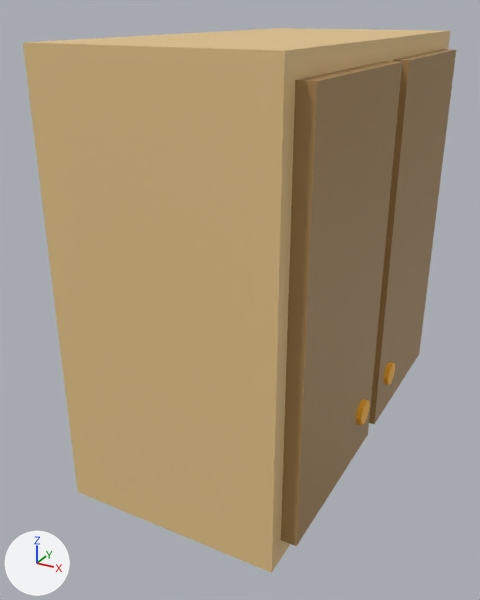
The FBX model Assets/Scenes/Models/Furniture/Dollhouse Furniture Kit/Kitchen/KitchenCabinet.fbx, before and after one commit.
The view is the same before and after, from a 50 mm camera at (-3.313, -4.459, 2.348) aimed at (-3.92, -3.356, 1.796). Lighting does not change. The marker at lower left points along +X, +Y and +Z. Where no turn or scale is listed for an object, it has been applied to the vertices.

The older version as bpy lines, for what is in view:
```python
ob_cube_020 = bpy.data.objects.new('Cube.020', me_cube_033)
ob_cube_020.location = (0.0, 0.0, 0.0)
ob_cube_021 = bpy.data.objects.new('Cube.021', me_cube_034)
ob_cube_021.location = (0.0, 0.0, 0.0)
ob_cube_022 = bpy.data.objects.new('Cube.022', me_cube_035)
ob_cube_022.location = (0.0, 0.0, 0.0)
ob_cylinder_013 = bpy.data.objects.new('Cylinder.013', me_cylinder_020)
ob_cylinder_013.location = (0.0, 0.0, 0.0)
ob_cylinder_014 = bpy.data.objects.new('Cylinder.014', me_cylinder_021)
ob_cylinder_014.location = (0.0, 0.0, 0.0)
```
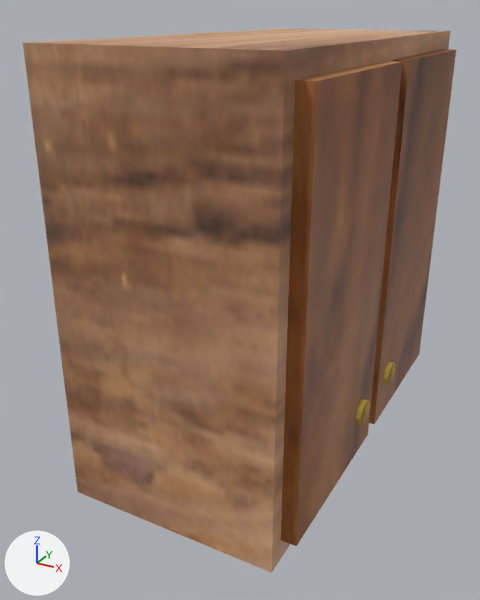
Where the newer file only moved an object's origin or applied its transform, the numbers keep the older frame.

Changed parts and their boxes (x1, y1, x2, y2) in the pictures (480 x 600 px):
'Cube.020', surface changed
    both: (23, 28, 450, 573)
'Cube.021', surface changed
    both: (281, 61, 402, 546)
'Cube.022', surface changed
    both: (369, 49, 456, 424)
'Cylinder.013', surface changed (brown to yellow)
    both: (356, 399, 370, 425)
'Cylinder.014', surface changed
    both: (384, 362, 395, 385)

The change, as a list of edits to the scene's bpy script:
```text
Add img_lightwood_png:
    img_lightwood_png = load_image('lightwood.png', '../Textures/lightwood.png', 256, 256, 'sRGB')
Add img_gold_png:
    img_gold_png = load_image('gold.png', '../Textures/gold.png', 256, 256, 'sRGB')
Add img_mediumwood_png:
    img_mediumwood_png = load_image('mediumwood.png', '../Textures/mediumwood.png', 256, 256, 'sRGB')
Change mat_darkwood:
    remove mat_darkwood.base_color = (0.388, 0.234, 0.0857)  # brown #a78553
    add mat_darkwood.texture = img_mediumwood_png
Change mat_lightwood:
    remove mat_lightwood.base_color = (0.8, 0.566, 0.258)  # beige #e7c68b
    add mat_lightwood.texture = img_lightwood_png
Change mat_gold:
    remove mat_gold.base_color = (1.0, 0.478, 0.0202)  # orange #ffb827
    add mat_gold.texture = img_gold_png
    mat_gold.roughness: 0.5 -> 0.594
Change me_cube_034:
    where me_cube_034.from_pydata(...)  # 8 vertices, 6 faces; spans x -3.72..-3.641, y -3.668..-3.306, z 1.528..2.266
    used by ob_cube_021; location = (0.0, 0.0, 0.0)
    me_cube_034 part 1: texture (UV) coordinates of 6 of 6 faces, centred in x -3.72..-3.641, y -3.668..-3.306, z 1.528..2.266, changed; they spanned u 0.12..0.88, v 0.0..1.0 and now span u 0.0..0.25, v 0.07..1.0
```
